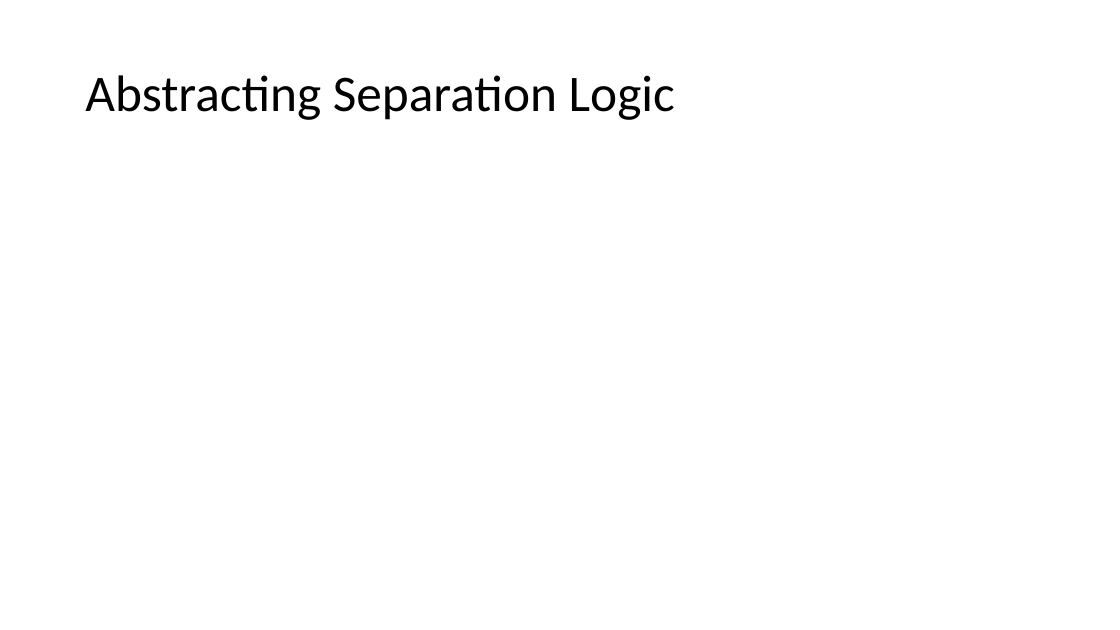
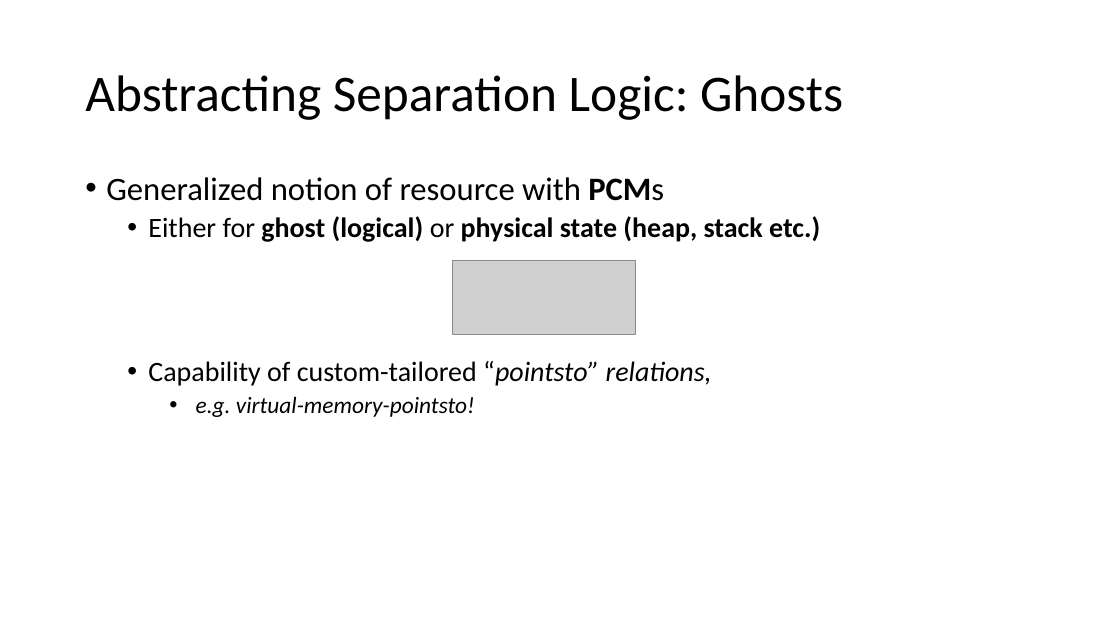
Before and after one commit to Contingent-Systems/modal_abstractions_presentations, a slide deck: slide 8 of thesis_proposal/proposal.pptx. Drawn at 1120x630 pixels with LibreOffice and Linux fonts; fonts in the diff are those of the drawing; grey boxes stand for pictures. Boxes give left, top, right and bottom in pixels: in the first picture for what was removed or moved away, otherwise in the second. Text is boxed around its words. In the diff, an @@ line names an element or a change of style, - is before the commit and + after.

```diff
--- a/thesis_proposal/proposal.pptx
+++ b/thesis_proposal/proposal.pptx
@@ title at (x1=85, y1=75, x2=843, y2=120): text changed @@
-Abstracting Separation Logic
+Abstracting Separation Logic: Ghosts
@@ text added at (x1=106, y1=177, x2=820, y2=417), 24 pt, text #000000 @@
+• Generalized notion of resource with PCMs
+  • Either for ghost (logical) or physical state (heap, stack etc.)
+  • Capability of custom-tailored “pointsto” relations,
+    • e.g. virtual-memory-pointsto!
@@ picture added at (x1=452, y1=261, x2=635, y2=334) @@
```
Also in this commit, not shown: 4 other slides changed, 2 slides added, 1 slide removed.
